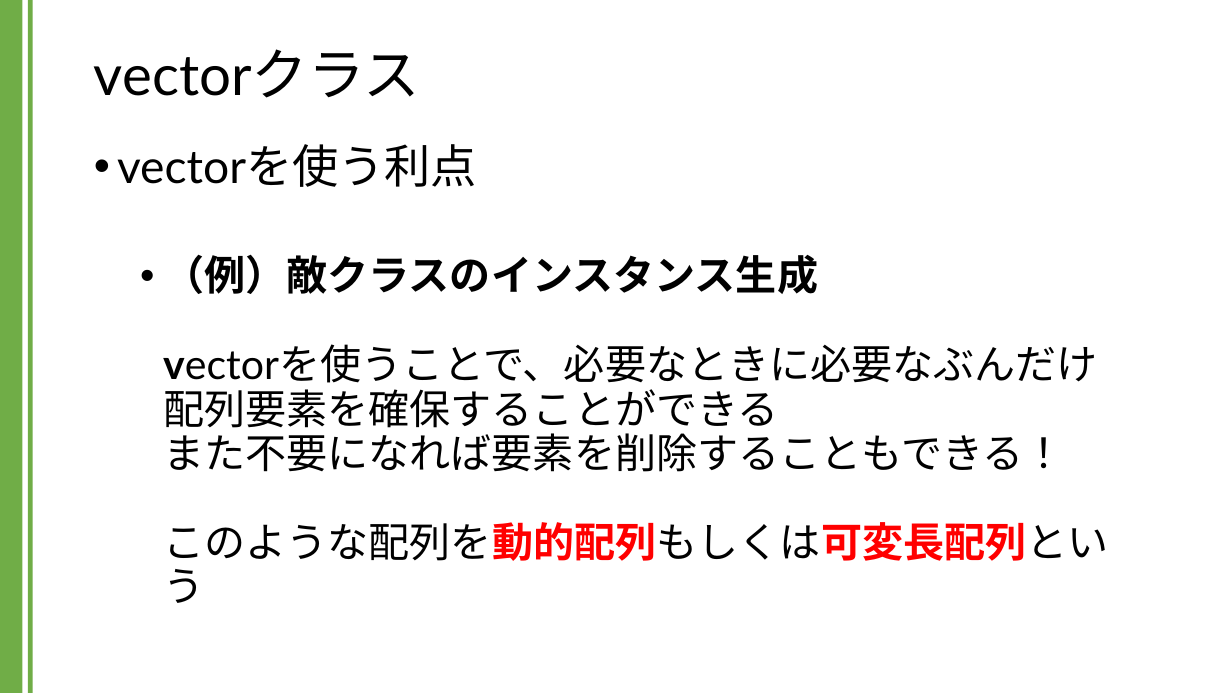
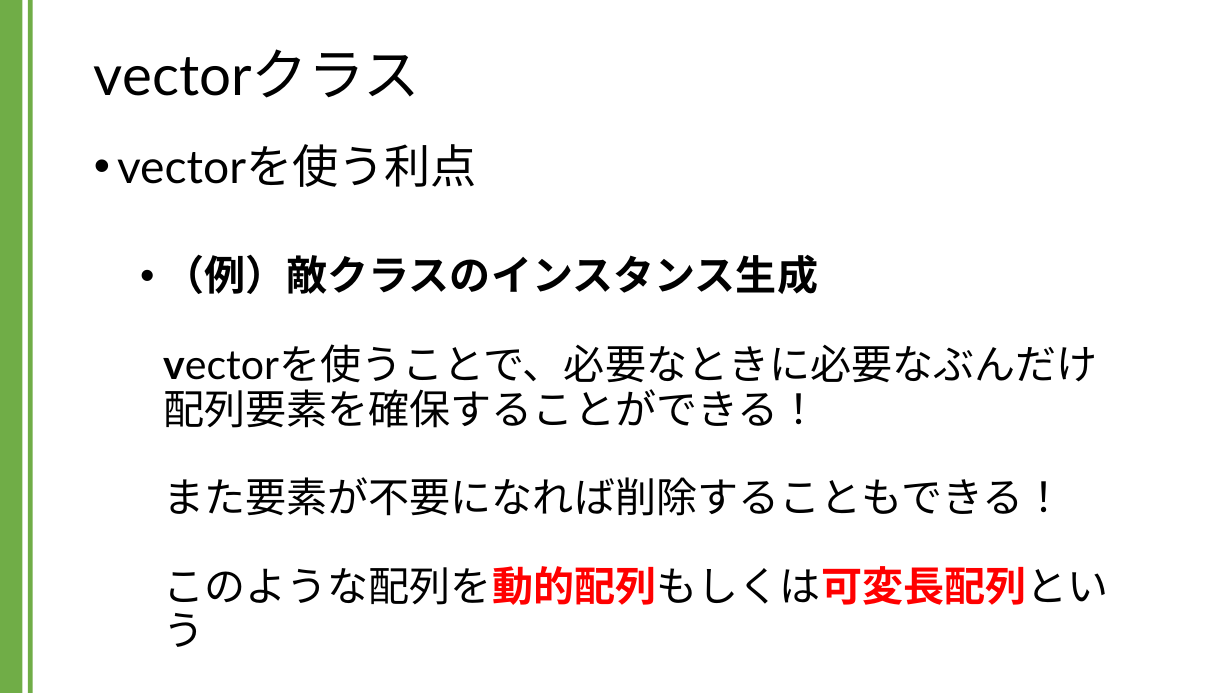
Before and after one commit to kic-murata/cpp2024, a slide deck: slide 5 of 授業資料/講義資料：Vectorクラス.pptx (slide 6 before the commit). Drawn at 1232x693 pixels with LibreOffice and Linux fonts; fonts in the diff are those of the drawing. Boxes give left, top, right and bottom in pixels: in the first picture for what was removed or moved away, otherwise in the second. Text is boxed around its words. In the diff, an @@ line names an element or a change of style, - is before the commit and + after.

```diff
--- a/授業資料/講義資料：Vectorクラス.pptx
+++ b/授業資料/講義資料：Vectorクラス.pptx
@@ text at [163, 254, 1109, 647]: text changed @@
-  • （例）敵クラスのインスタンス生成
-    vectorを使うことで、必要なときに必要なぶんだけ
-    配列要素を確保することができる
-    また不要になれば要素を削除することもできる！
-    このような配列を動的配列もしくは可変長配列という
+  • （例）敵クラスのインスタンス生成
+    vectorを使うことで、必要なときに必要なぶんだけ
+    配列要素を確保することができる！
+    また要素が不要になれば削除することもできる！
+    このような配列を動的配列もしくは可変長配列という
```
Also in this commit, not shown: 21 other slides changed, 3 slides added, 1 other file.
